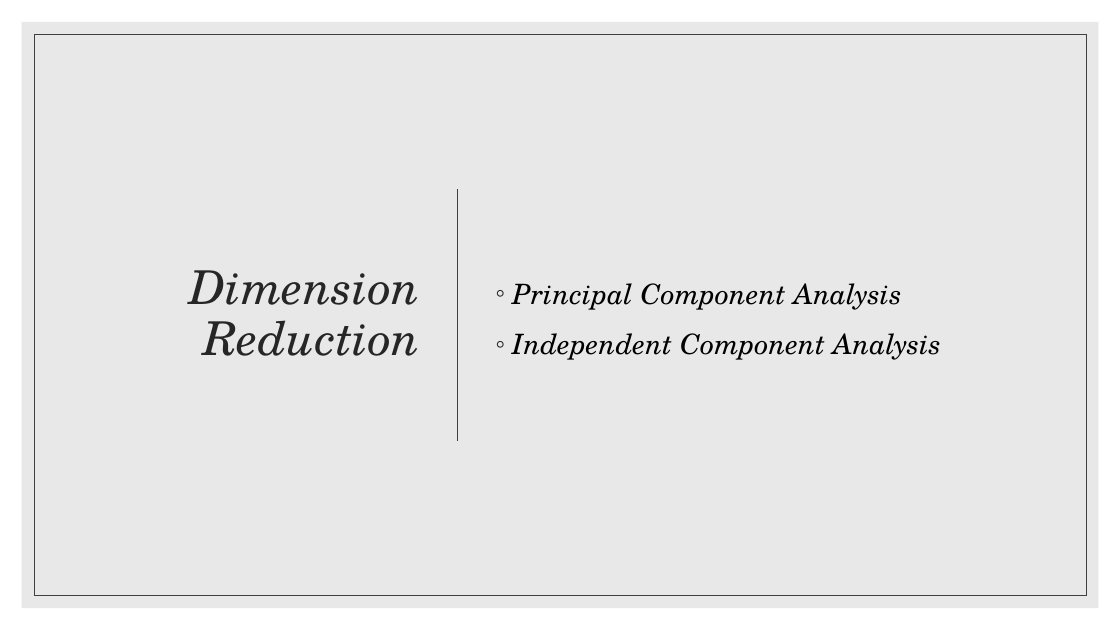
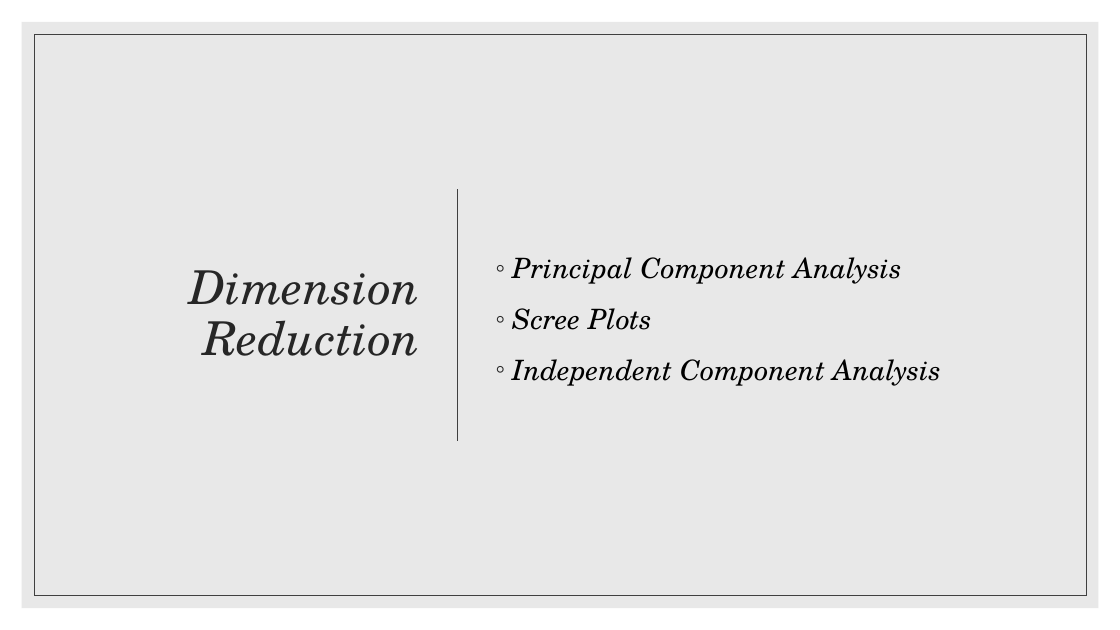
Before and after one commit to murthyrouthula03/notatall, a slide deck: slide 6 of Docs/Presentation/Initial_Presentation.pptx. Drawn at 1120x630 pixels with LibreOffice and Linux fonts; fonts in the diff are those of the drawing. Boxes give left, top, right and bottom in pixels: in the first picture for what was removed or moved away, otherwise in the second. Text is boxed around its words. In the diff, an @@ line names an element or a change of style, - is before the commit and + after.

```diff
--- a/Docs/Presentation/Initial_Presentation.pptx
+++ b/Docs/Presentation/Initial_Presentation.pptx
@@ text at (512, 308, 652, 330): paragraph added @@
+◦ Scree Plots
```
Also in this commit, not shown: 1 other slide changed, 1 slide added.
